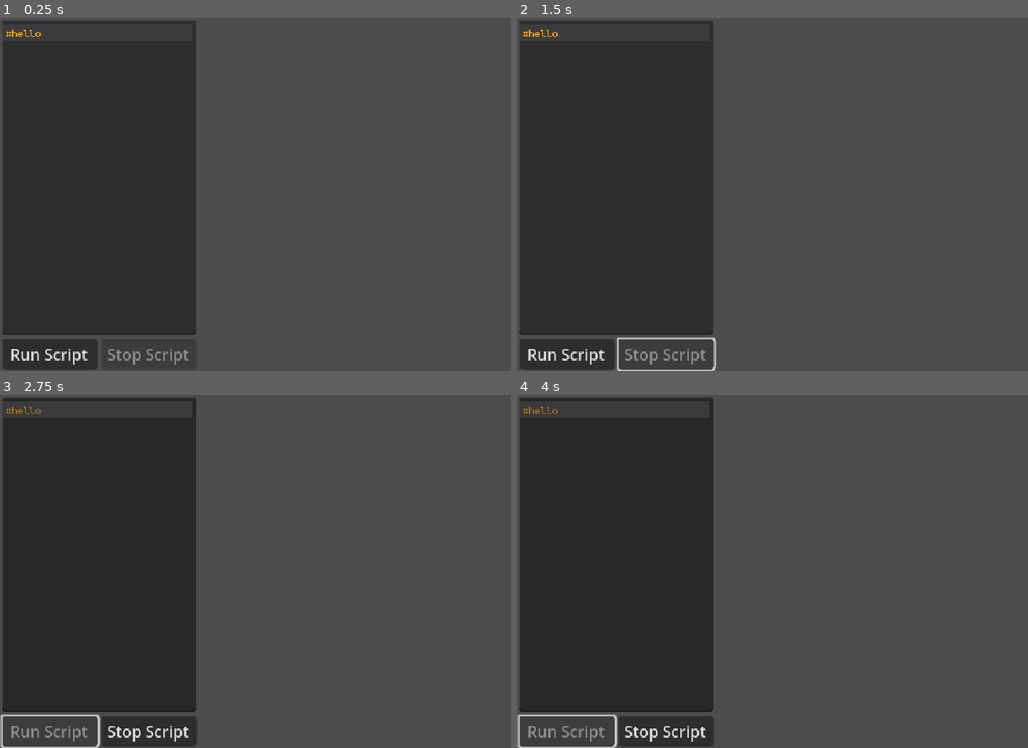
Above: before the commit, frames 1-4 (two rows, left to right).
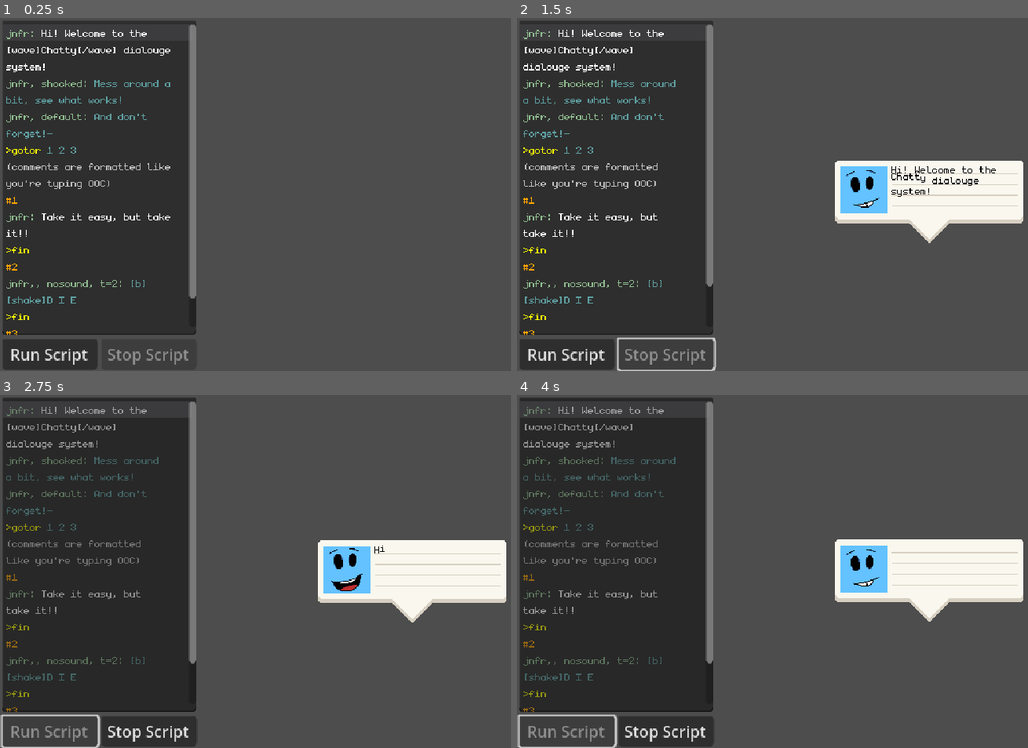
Above: after the commit, the same moments.

Repository: Sciman101/Chatty
Game: Godot game, scene res://scene/demo.tscn
Two runs of this game, one before a commit and one after it. Both use one fixed random seed, a clock stepped at 60 frames per second and the inputs below.
Inputs:
- Up to frame 1 (0.25 s): no input
- Up to frame 2 (1.5 s): click "Run Script" at 0.5 s; click "Stop Script" at 1.25 s
- Up to frame 3 (2.75 s): click "Run Script" at 2 s
- Up to frame 4 (4 s): click "Stop Script" at 2.75 s; click "Run Script" at 3.5 s

The runs differ from the first frame. In frame 1, 2.9% of the frame differs, in the area x 1-39%, y 1-90%; in frame 2, 9.6%; in frame 3, 9.6%, in the area x 1-100%, y 1-90%; in frame 4, 9.6%.
Error after the commit: Invalid access to property or key 'frames' on a base object of type 'AnimatedSprite2D'. (res://scripts/chatty/speech_bubble.gd:86)

Commit message:
fixed stuff

Diff:
--- a/chatty_syntax_highlighter.tres
+++ b/chatty_syntax_highlighter.tres
@@ -1,6 +1,6 @@
-[gd_resource type="SyntaxHighlighter" load_steps=2 format=3 uid="uid://bqdmxccvcx81s"]
+[gd_resource type="SyntaxHighlighter" load_steps=2 format=3]
 
-[ext_resource type="Script" path="res://scripts/chatty_syntax_highlighter.gd" id="1_lfe8c"]
+[ext_resource type="Script" path="res://scripts/chatty/chatty_syntax_highlighter.gd" id="1_lfe8c"]
 
 [resource]
 script = ExtResource("1_lfe8c")
--- a/project.godot
+++ b/project.godot
@@ -12,22 +12,22 @@
 "base": "SyntaxHighlighter",
 "class": &"ChattySyntaxHighlighter",
 "language": &"GDScript",
-"path": "res://scripts/chatty_syntax_highlighter.gd"
+"path": "res://scripts/chatty/chatty_syntax_highlighter.gd"
 }, {
 "base": "RichTextEffect",
 "class": &"RichTextAppear",
 "language": &"GDScript",
-"path": "res://scripts/text_effect_appear.gd"
+"path": "res://scripts/text_effects/text_effect_appear.gd"
 }, {
 "base": "RichTextEffect",
 "class": &"RichTextGlitch",
 "language": &"GDScript",
-"path": "res://scripts/text_effect_glitch.gd"
+"path": "res://scripts/text_effects/text_effect_glitch.gd"
 }, {
 "base": "SpriteFrames",
 "class": &"Speaker",
 "language": &"GDScript",
-"path": "res://scripts/speaker.gd"
+"path": "res://scripts/chatty/speaker.gd"
 }]
 _global_script_class_icons={
 "ChattySyntaxHighlighter": "",
@@ -45,7 +45,7 @@
 
 [autoload]
 
-Chatty="*res://scripts/chatty.gd"
+Chatty="*res://scripts/chatty/chatty.gd"
 
 [display]
 
--- a/rich_text_effect_glitch.tres
+++ b/rich_text_effect_glitch.tres
@@ -1,6 +1,6 @@
-[gd_resource type="RichTextEffect" load_steps=2 format=3 uid="uid://ddf5brqsh6pyj"]
+[gd_resource type="RichTextEffect" load_steps=2 format=3]
 
-[ext_resource type="Script" path="res://scripts/text_effect_glitch.gd" id="1_fwvav"]
+[ext_resource type="Script" path="res://scripts/text_effects/text_effect_glitch.gd" id="1_fwvav"]
 
 [resource]
 script = ExtResource("1_fwvav")
--- a/scene/demo.tscn
+++ b/scene/demo.tscn
@@ -35,8 +35,21 @@
 grow_vertical = 2
 size_flags_vertical = 3
 theme_override_fonts/font = ExtResource("1_i0o6v")
-text = "#hello"
+text = "jnfr: Hi! Welcome to the [wave]Chatty[/wave] dialouge system!
+jnfr, shocked: Mess around a bit, see what works!
+jnfr, default: And don't forget!-
+>gotor 1 2 3
+(comments are formatted like you're typing OOC)
+#1
+jnfr: Take it easy, but take it!!
+>fin
+#2
+jnfr,, nosound, t=2: [b][shake]D I E
+>fin
+#3
+jnfr: aiojs;jfklsdjfkl;sdl;kf"
 placeholder_text = "speaker_name: Dialouge!"
+drag_and_drop_selection_enabled = false
 wrap_mode = 1
 highlight_current_line = true
 syntax_highlighter = ExtResource("3_t0y6w")
--- a/scene/speech_bubble.tscn
+++ b/scene/speech_bubble.tscn
@@ -1,26 +1,26 @@
-[gd_scene load_steps=11 format=3 uid="uid://dp6xl1ewc81u8"]
+[gd_scene load_steps=11 format=3 uid="uid://6mmv842l2nqv"]
 
-[ext_resource type="Script" path="res://scripts/speech_bubble.gd" id="1_dfv8m"]
+[ext_resource type="Script" path="res://scripts/chatty/speech_bubble.gd" id="1_jl81n"]
 [ext_resource type="Texture2D" uid="uid://heljunt50u68" path="res://graphics/speech_bubble.png" id="2_fjywy"]
-[ext_resource type="SpriteFrames" uid="uid://c4fdxqjg7hfw5" path="res://speakers/speaker_jnfr.tres" id="2_wboqa"]
+[ext_resource type="SpriteFrames" uid="uid://b8cxi2vptwohx" path="res://speakers/speaker_jnfr.tres" id="2_wboqa"]
 [ext_resource type="FontFile" uid="uid://bbnmo4grd6j5x" path="res://graphics/monogram.ttf" id="3_8txfa"]
-[ext_resource type="Script" path="res://scripts/text_effect_appear.gd" id="5_tgg17"]
+[ext_resource type="Script" path="res://scripts/text_effects/text_effect_appear.gd" id="5_ebamh"]
 [ext_resource type="Texture2D" uid="uid://c30x6n33dlb4u" path="res://graphics/tail.png" id="6_dvoxa"]
-[ext_resource type="Script" path="res://scripts/text_effect_glitch.gd" id="6_x38wg"]
+[ext_resource type="Script" path="res://scripts/text_effects/text_effect_glitch.gd" id="6_lbiwn"]
 
 [sub_resource type="FontVariation" id="FontVariation_eku4v"]
 base_font = ExtResource("3_8txfa")
 variation_embolden = 0.6
 
 [sub_resource type="RichTextEffect" id="RichTextEffect_i80sp"]
-script = ExtResource("5_tgg17")
+script = ExtResource("5_ebamh")
 
 [sub_resource type="RichTextEffect" id="RichTextEffect_eci5y"]
-script = ExtResource("6_x38wg")
+script = ExtResource("6_lbiwn")
 
 [node name="SpeechBubble" type="Node2D"]
 texture_filter = 1
-script = ExtResource("1_dfv8m")
+script = ExtResource("1_jl81n")
 
 [node name="FadeInSound" type="AudioStreamPlayer" parent="."]
 
--- a/scripts/chatty.gd
+++ b/scripts/chatty/chatty.gd
@@ -111,7 +111,7 @@
 	var lines = script_text.split("\n")
 	var idx : =0
 	for line in lines:
-		if line.length() > 0:
+		if line.length() > 0 and line[0] != '(':
 			_parse_line(line,idx)
 			idx += 1
 
--- a/scripts/chatty_syntax_highlighter.gd
+++ b/scripts/chatty/chatty_syntax_highlighter.gd
@@ -10,6 +10,8 @@
 	if line.length() > 0:
 		if line[0] == '#':
 			return {0:{color = Color.ORANGE}}
+		elif line[0] == '(':
+			return {0:{color = Color.GRAY}}
 		elif line[0] == '>':
 
 			var space_index = line.find(' ')
@@ -26,7 +28,7 @@
 				var colon_index = line.find(':')
 				var highlight = {0:{color=Color.DARK_SEA_GREEN},colon_index+1:{color=Color.WHITE}}
 				var comma_index = line.find(',')
-				if comma_index != -1:
+				if comma_index != -1 and comma_index < colon_index:
 					highlight[comma_index] = {color=Color.CADET_BLUE}
 				return highlight
 	else:
--- a/speakers/speaker_jnfr.tres
+++ b/speakers/speaker_jnfr.tres
@@ -1,61 +1,61 @@
-[gd_resource type="SpriteFrames" load_steps=20 format=3 uid="uid://c4fdxqjg7hfw5"]
+[gd_resource type="SpriteFrames" load_steps=20 format=3 uid="uid://b8cxi2vptwohx"]
 
-[ext_resource type="Script" path="res://scripts/speaker.gd" id="1_4nxmd"]
+[ext_resource type="Script" path="res://scripts/chatty/speaker.gd" id="1_4nxmd"]
 [ext_resource type="Texture2D" uid="uid://cpfgx4vmbe2do" path="res://graphics/jnfr_talksprite.png" id="1_q2b7s"]
 [ext_resource type="AudioStream" uid="uid://cobseybia0rg1" path="res://sounds/talksound/keys-01.wav" id="3_dec32"]
 [ext_resource type="AudioStream" uid="uid://ckplh8gyywfyq" path="res://sounds/talksound/keys-02.wav" id="4_ok3y3"]
 [ext_resource type="AudioStream" uid="uid://ltfm4tu4lccl" path="res://sounds/talksound/keys-03.wav" id="5_8o8le"]
 [ext_resource type="AudioStream" uid="uid://coxgii4p1uoab" path="res://sounds/talksound/keys-04.wav" id="6_rfegt"]
 
-[sub_resource type="AtlasTexture" id="AtlasTexture_hbj6o"]
+[sub_resource type="AtlasTexture" id="AtlasTexture_n3d71"]
 atlas = ExtResource("1_q2b7s")
 region = Rect2(0, 48, 48, 48)
 
-[sub_resource type="AtlasTexture" id="AtlasTexture_1y838"]
+[sub_resource type="AtlasTexture" id="AtlasTexture_a1srr"]
 atlas = ExtResource("1_q2b7s")
 region = Rect2(48, 48, 48, 48)
 
-[sub_resource type="AtlasTexture" id="AtlasTexture_5mrgk"]
+[sub_resource type="AtlasTexture" id="AtlasTexture_0s1m5"]
 atlas = ExtResource("1_q2b7s")
 region = Rect2(96, 48, 48, 48)
 
-[sub_resource type="AtlasTexture" id="AtlasTexture_o4ryw"]
+[sub_resource type="AtlasTexture" id="AtlasTexture_mnelg"]
 atlas = ExtResource("1_q2b7s")
 region = Rect2(0, 0, 48, 48)
 
-[sub_resource type="AtlasTexture" id="AtlasTexture_sbsw5"]
+[sub_resource type="AtlasTexture" id="AtlasTexture_t1wob"]
 atlas = ExtResource("1_q2b7s")
 region = Rect2(48, 0, 48, 48)
 
-[sub_resource type="AtlasTexture" id="AtlasTexture_iggud"]
+[sub_resource type="AtlasTexture" id="AtlasTexture_cl004"]
 atlas = ExtResource("1_q2b7s")
 region = Rect2(96, 0, 48, 48)
 
-[sub_resource type="AtlasTexture" id="AtlasTexture_42604"]
+[sub_resource type="AtlasTexture" id="AtlasTexture_ikfqn"]
 atlas = ExtResource("1_q2b7s")
 region = Rect2(0, 144, 48, 48)
 
-[sub_resource type="AtlasTexture" id="AtlasTexture_wab4d"]
+[sub_resource type="AtlasTexture" id="AtlasTexture_1t2l5"]
 atlas = ExtResource("1_q2b7s")
 region = Rect2(48, 144, 48, 48)
 
-[sub_resource type="AtlasTexture" id="AtlasTexture_r0epf"]
+[sub_resource type="AtlasTexture" id="AtlasTexture_0loxr"]
 atlas = ExtResource("1_q2b7s")
 region = Rect2(96, 144, 48, 48)
 
-[sub_resource type="AtlasTexture" id="AtlasTexture_v84wm"]
+[sub_resource type="AtlasTexture" id="AtlasTexture_6d20d"]
 atlas = ExtResource("1_q2b7s")
 region = Rect2(0, 96, 48, 48)
 
-[sub_resource type="AtlasTexture" id="AtlasTexture_02ov7"]
+[sub_resource type="AtlasTexture" id="AtlasTexture_ehua3"]
 atlas = ExtResource("1_q2b7s")
 region = Rect2(48, 96, 48, 48)
 
-[sub_resource type="AtlasTexture" id="AtlasTexture_3tsb8"]
+[sub_resource type="AtlasTexture" id="AtlasTexture_3wu3r"]
 atlas = ExtResource("1_q2b7s")
 region = Rect2(96, 96, 48, 48)
 
-[sub_resource type="AudioStreamRandomizer" id="AudioStreamRandomizer_hiel6"]
+[sub_resource type="AudioStreamRandomizer" id="AudioStreamRandomizer_26waf"]
 streams_count = 4
 random_pitch = 1.2
 random_volume_offset_db = 0.0
Not shown: 1 places in scene/demo.tscn that only renumber resources
Renamed: scripts/speaker.gd -> scripts/chatty/speaker.gd
Renamed: scripts/speech_bubble.gd -> scripts/chatty/speech_bubble.gd
Renamed: scripts/text_effect_appear.gd -> scripts/text_effects/text_effect_appear.gd
Renamed: scripts/text_effect_glitch.gd -> scripts/text_effects/text_effect_glitch.gd
Not shown: 1 places in speakers/speaker_jnfr.tres that only renumber resources
